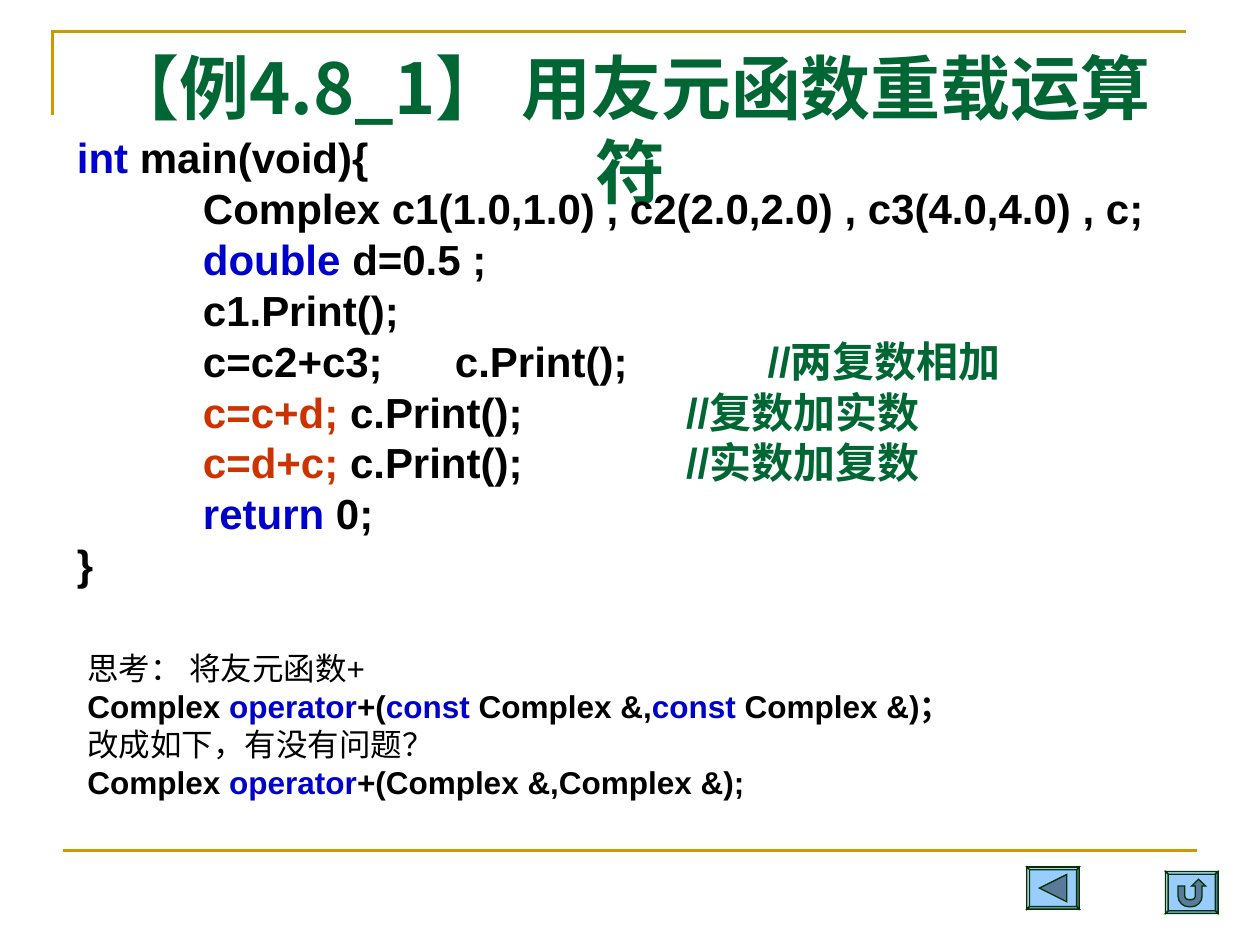
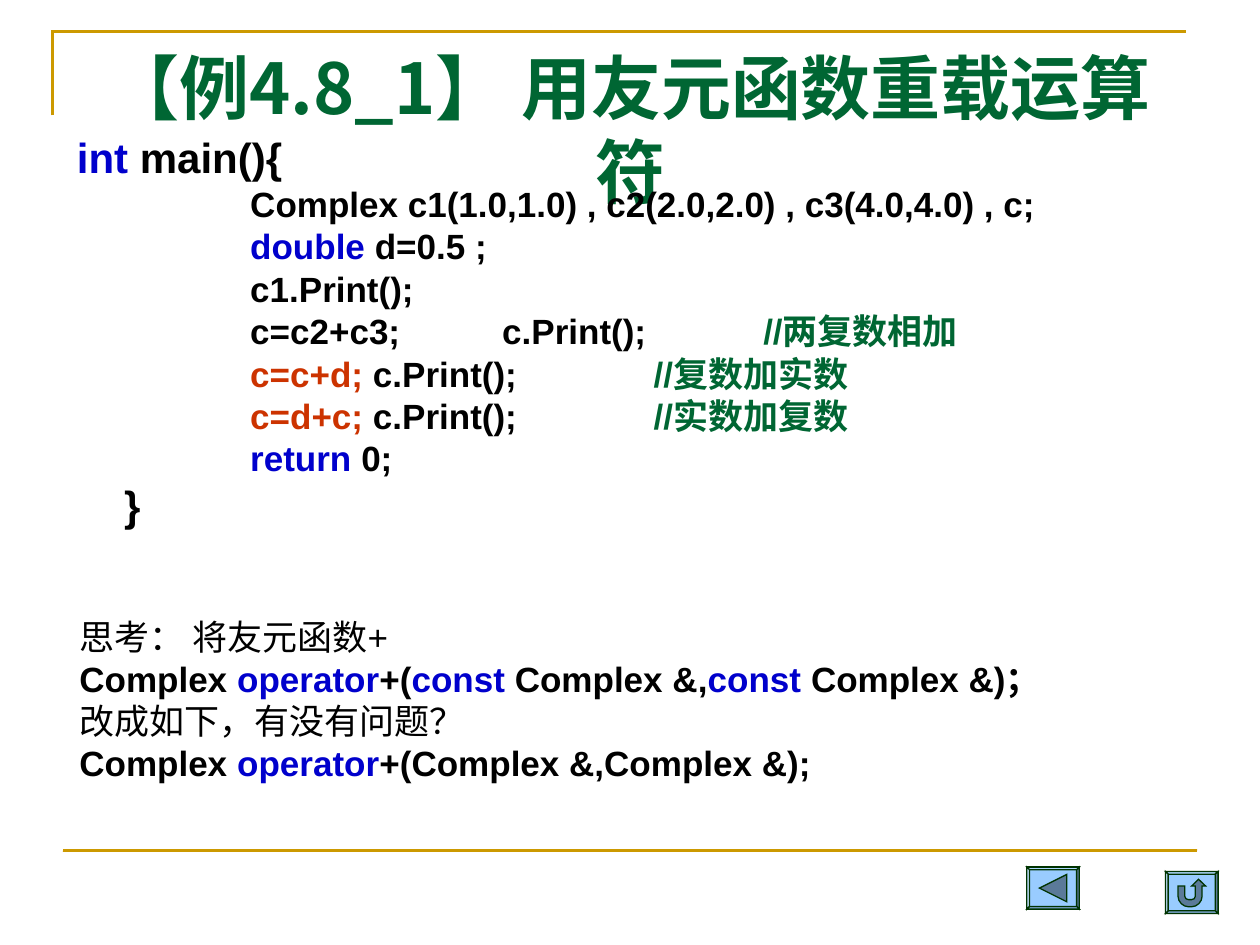
Before and after one commit to Changhe160/Changhe160.github.io, a slide deck: slide 94 of teachingRes/Cplusplus/unit04类与对象.ppt (slide 93 before the commit). Drawn at 1260x945 pixels with LibreOffice and Linux fonts; fonts in the diff are those of the drawing. Boxes give left, top, right and bottom in pixels: in the first picture for what was removed or moved away, otherwise in the second. Text is boxed around its words. In the diff, an @@ line names an element or a change of style, - is before the commit and + after.

```diff
--- a/teachingRes/Cplusplus/unit04类与对象.ppt
+++ b/teachingRes/Cplusplus/unit04类与对象.ppt
@@ subtitle at [77,142,282,182]: text changed @@
-int main(void){
+int main(){
@@ subtitle at [250,189,1034,477]: size 24 to 20 pt; list level 1 to 2 in "Complex c1(1.0,1.0) , c2(2.0,2.0) , ..."; list level 1 to 2 in "double d=0.5 ;"; list level 1 to 2 in "c1.Print();"; list level 1 to 2 in "c=c2+c3; c.Print(); //两复数相加"; list level 1 to 2 in "c=c+d; c.Print(); //复数加实数"; list level 1 to 2 in "c=d+c; c.Print(); //实数加复数"; list level 1 to 2 in "return 0;" @@
@@ text "思考： 将友元函数+": place and size @@
-text "思考： 将友元函数+" at [87,653,878,800]
+text "思考： 将友元函数+" at [79,620,959,783]
@@ text "思考： 将友元函数+" at [79,620,959,783]: size 18 to 20 pt @@
```
Also in this commit, not shown: 9 other slides changed, 2 slides added, 1 slide removed, 1 other file.
